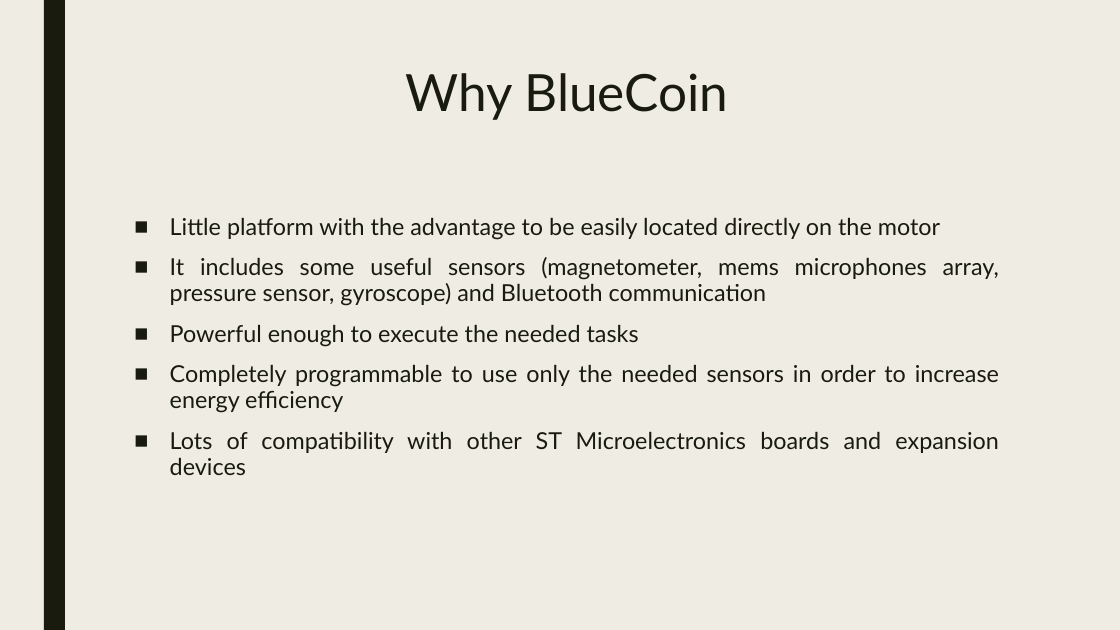
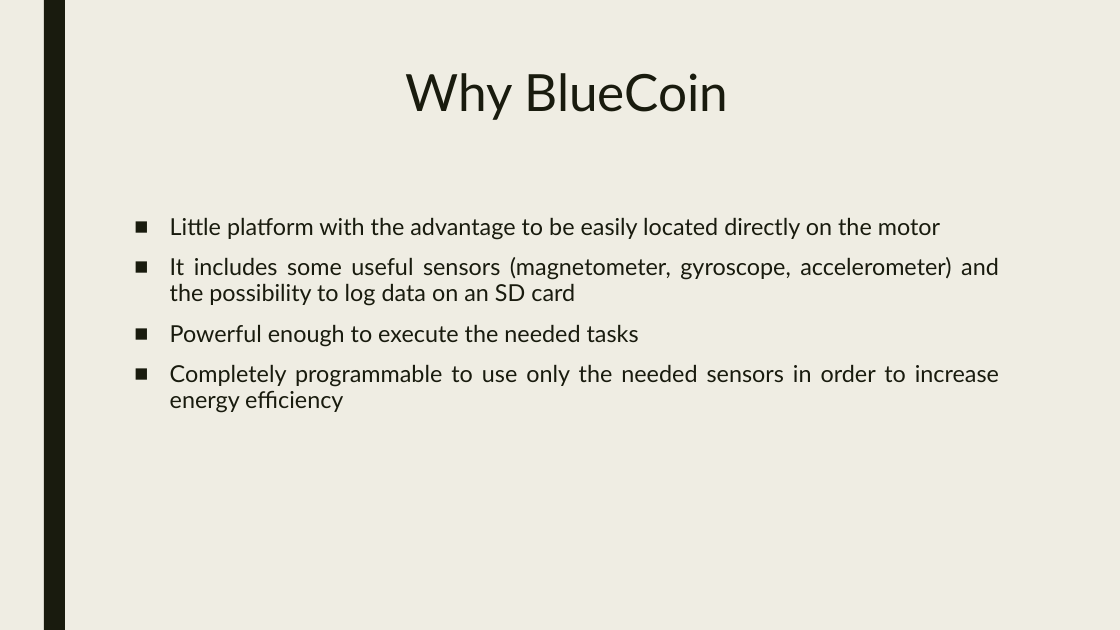
Before and after one commit to urzino/FanMonitoringBlueCoin, a slide deck: slide 3 of Pervasive_presentation_Milestone1_group8.pptx. Drawn at 1120x630 pixels with LibreOffice and Linux fonts; fonts in the diff are those of the drawing. Boxes give left, top, right and bottom in pixels: in the first picture for what was removed or moved away, otherwise in the second. Text is boxed around its words. In the diff, an @@ line names an element or a change of style, - is before the commit and + after.

```diff
--- a/Pervasive_presentation_Milestone1_group8.pptx
+++ b/Pervasive_presentation_Milestone1_group8.pptx
@@ text at [170,257,999,306]: text changed @@
-■ It includes some useful sensors (magnetometer, mems microphones array, pressure sensor, gyroscope) and Bluetooth communication
+■ It includes some useful sensors (magnetometer, gyroscope, accelerometer) and the possibility to log data on an SD card
@@ text at [170,431,999,475]: paragraph removed @@
-■ Lots of compatibility with other ST Microelectronics boards and expansion devices
```
Also in this commit, not shown: 7 other slides changed, 8 slides added, 1 slide removed, 1 other file.
